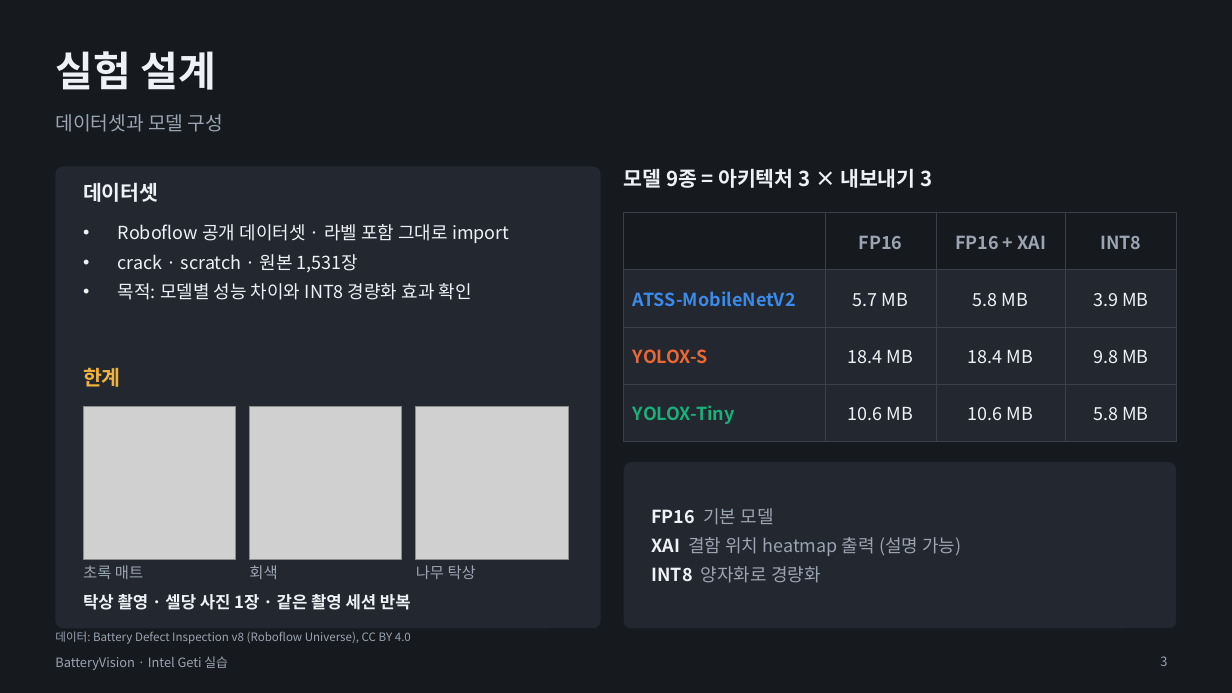
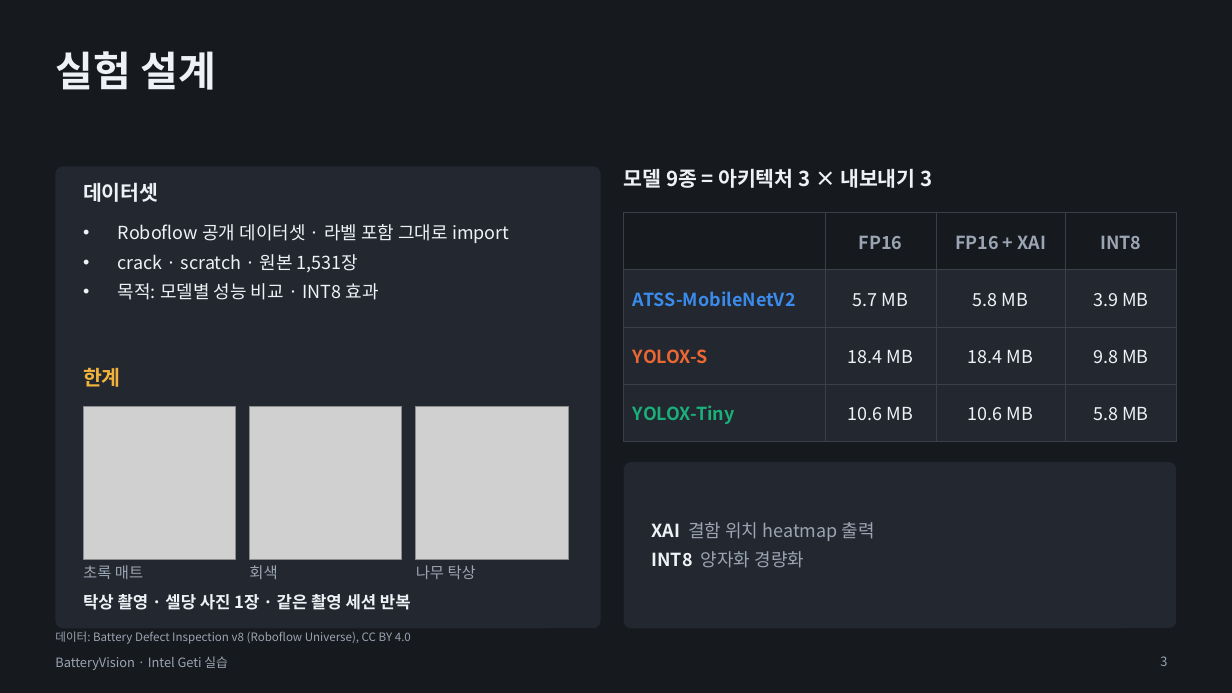
Before and after one commit to se4nchoi/batteryvision, a slide deck: slide 3 of docs/submission/BatteryVision_발표.pptx. Drawn at 1232x693 pixels with LibreOffice and Linux fonts; fonts in the diff are those of the drawing; grey boxes stand for pictures. Boxes give left, top, right and bottom in pixels: in the first picture for what was removed or moved away, otherwise in the second. Text is boxed around its words. In the diff, an @@ line names an element or a change of style, - is before the commit and + after.

```diff
--- a/docs/submission/BatteryVision_발표.pptx
+++ b/docs/submission/BatteryVision_발표.pptx
@@ text removed at [55,114,223,132] @@
-데이터셋과 모델 구성
@@ text at [118,283,378,300]: text changed @@
-• 목적: 모델별 성능 차이와 INT8 경량화 효과 확인
+• 목적: 모델별 성능 비교 · INT8 효과
@@ text at [651,522,875,568]: text changed @@
-FP16 기본 모델
-XAI 결함 위치 heatmap 출력 (설명 가능)
-INT8 양자화로 경량화
+XAI 결함 위치 heatmap 출력
+INT8 양자화 경량화
```
Also in this commit, not shown: 8 other slides changed, 1 other file.
